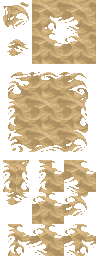
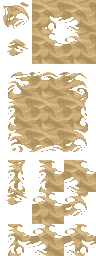
Comparing the layer stacks of the two 96px x 256px images. Changes:
painted on "Layer 4" over [3, 160, 29, 192]
